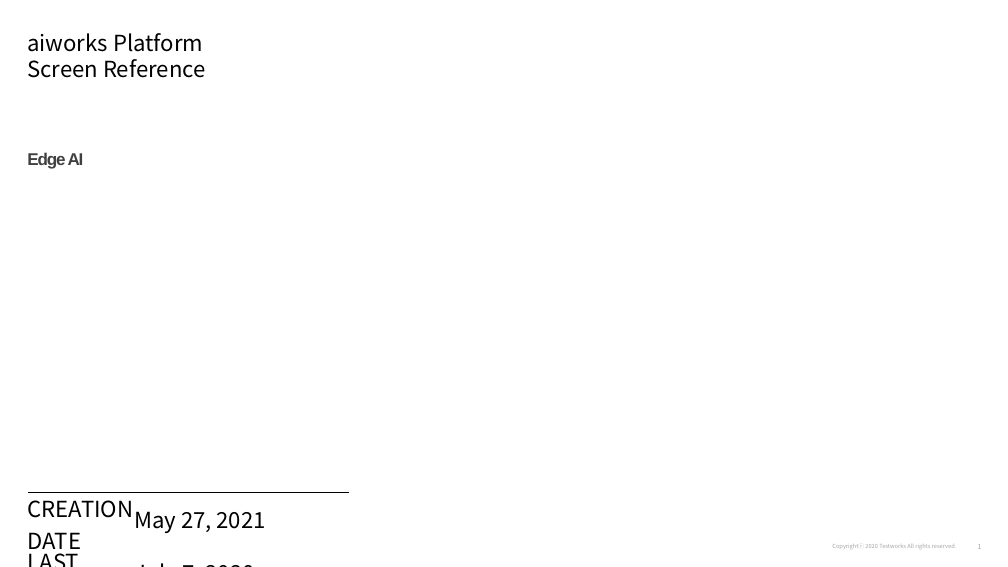
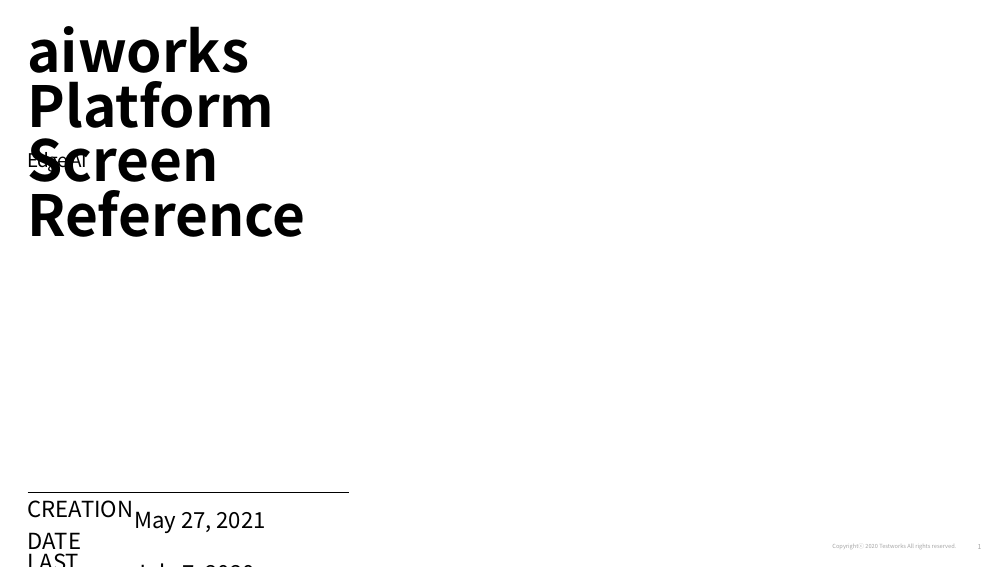
Before and after one commit to changsin/pytranslator, a slide deck: slide 1 of data/aiworks_wireframe_EdgeAI_v1.2-tr.pptx. Drawn at 1008x567 pixels with LibreOffice and Linux fonts; fonts in the diff are those of the drawing. Boxes give left, top, right and bottom in pixels: in the first picture for what was removed or moved away, otherwise in the second. Text is boxed around its words. In the diff, an @@ line names an element or a change of style, - is before the commit and + after.

Commit message:
Fixed PptHandler to handle text_frame and table

```diff
--- a/data/aiworks_wireframe_EdgeAI_v1.2-tr.pptx
+++ b/data/aiworks_wireframe_EdgeAI_v1.2-tr.pptx
@@ text "aiworks Platform" at (x1=27, y1=26, x2=305, y2=237): size 21.1 to 54 pt, bold on; line spacing 1 to 0.8 @@
@@ text "Edge AI" at (x1=27, y1=148, x2=87, y2=173): size 16.2 to 18 pt, font Arial to Noto Sans CJK KR, text colour #404040 to #000000, bold off @@
```
Also in this commit, not shown: 4 other slides changed, 2 other files.
